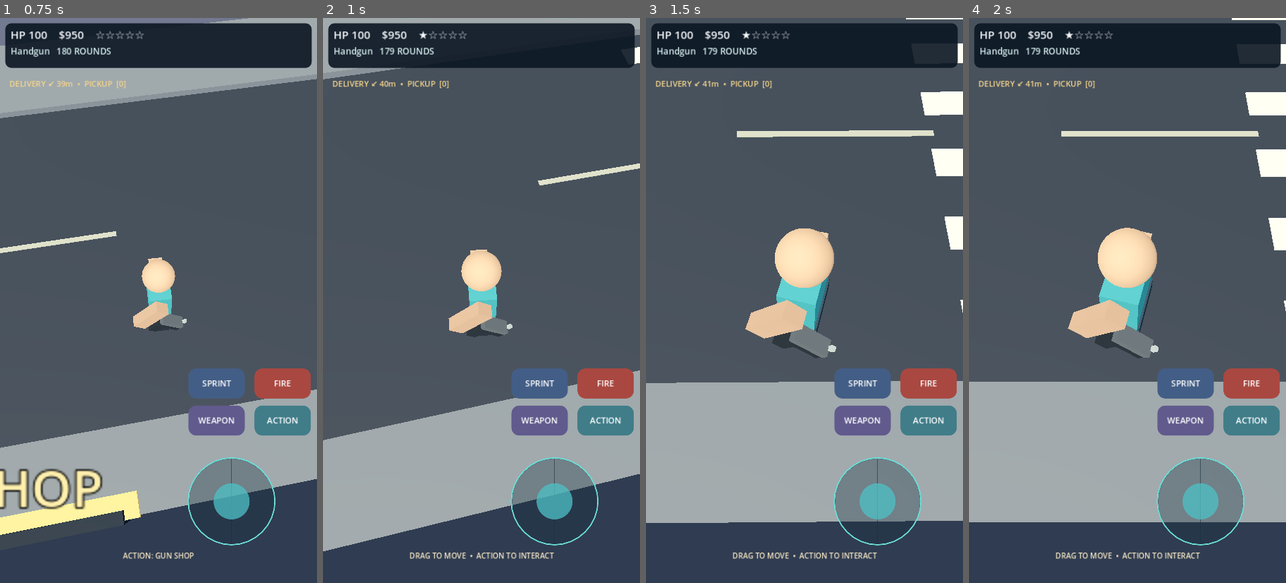
Above: before the commit, frames 1-4 (left to right).
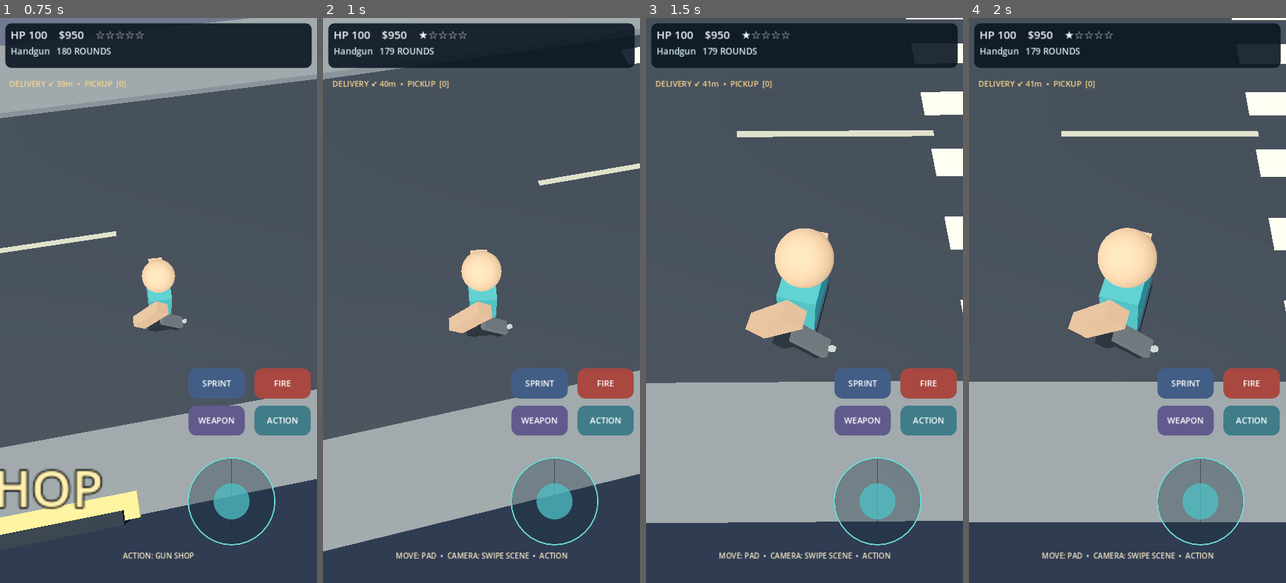
Above: after the commit, the same moments.

Repository: shejklgaia-png/Gt_a_like_game
Game: Godot game, scene res://scenes/main.tscn
Same seed, same stepped clock (60 frames per second), same inputs: the game is played once before the commit and once after it.
Inputs (mouse positions are in pixels of both pictures, inside the frame that each line leads up to):
- Up to frame 1 (0.75 s): tap Enter at 0.5 s; move the mouse to (228, 272) at 0.52 s; hold D from 0.53 s (still down); hold Shift from 0.53 s (still down); click (228, 272) at 0.67 s
- Up to frame 2 (1 s): keep holding D; keep holding Shift; tap Space at 0.77 s
- Up to frame 3 (1.5 s): release D at 1.25 s; release Shift at 1.25 s; drag from (741, 328) to (788, 413) at 1.27 s
- Up to frame 4 (2 s): no input

Frame 1 is identical in both runs. In frame 2, 0.4% of the frame differs, in the area x 23-78%, y 94-96%; in frame 3, 0.4%; in frame 4, 0.4%.

Commit message:
Add touch swipe camera orbit, fullscreen damage flash, and weapon equip refresh

Diff:
--- a/scripts/main.gd
+++ b/scripts/main.gd
@@ -566,23 +566,38 @@
 		elif event.keycode == KEY_R:
 			sprint_enabled = not sprint_enabled
 	if event is InputEventScreenTouch:
-		if event.pressed and stick_pointer == -1 and (event.position - stick_center).length() < 145.0 and not on_action_button(event.position):
-			stick_pointer = event.index
+		if event.pressed and not on_action_button(event.position) and not shop_panel.visible:
+			if stick_pointer == -1 and (event.position - stick_center).length() < 145.0:
+				stick_pointer = event.index
+				update_stick(event.position)
+			elif camera_touch == -1 and event.position.y < ui.size.y - 490.0:
+				camera_touch = event.index
+		elif not event.pressed:
+			if event.index == stick_pointer:
+				stick_pointer = -1
+				update_stick(stick_center)
+			if event.index == camera_touch:
+				camera_touch = -1
+	if event is InputEventScreenDrag:
+		if event.index == stick_pointer:
 			update_stick(event.position)
-		elif not event.pressed and event.index == stick_pointer:
-			stick_pointer = -1
-			update_stick(stick_center)
-	if event is InputEventScreenDrag and event.index == stick_pointer:
-		update_stick(event.position)
-	if event is InputEventMouseButton and event.button_index == MOUSE_BUTTON_LEFT:
-		if event.pressed and (event.position - stick_center).length() < 145.0 and not on_action_button(event.position):
-			mouse_stick = true
+		elif event.index == camera_touch:
+			rotate_camera(event.relative)
+	if event is InputEventMouseButton:
+		if event.button_index == MOUSE_BUTTON_RIGHT:
+			camera_mouse = event.pressed
+		elif event.button_index == MOUSE_BUTTON_LEFT:
+			if event.pressed and (event.position - stick_center).length() < 145.0 and not on_action_button(event.position):
+				mouse_stick = true
+				update_stick(event.position)
+			elif not event.pressed and mouse_stick:
+				mouse_stick = false
+				update_stick(stick_center)
+	if event is InputEventMouseMotion:
+		if mouse_stick:
 			update_stick(event.position)
-		elif not event.pressed and mouse_stick:
-			mouse_stick = false
-			update_stick(stick_center)
-	if event is InputEventMouseMotion and mouse_stick:
-		update_stick(event.position)
+		elif camera_mouse:
+			rotate_camera(event.relative)
 
 
 func on_action_button(point: Vector2) -> bool:
@@ -608,8 +623,12 @@
 	var waypoint := mission_point - current_position
 	var heading := waypoint_arrow(waypoint)
 	mission_label.text = "DELIVERY %s %dm  •  %s  [%d]" % [heading, int(waypoint.length()), "PICKUP" if mission_stage == 0 else "DROP OFF", deliveries]
-	var caption := "DRAG TO MOVE  •  ACTION TO INTERACT"
-	if indoors:
+	var caption := "MOVE: PAD  •  CAMERA: SWIPE SCENE  •  ACTION"
+	if hero.dead:
+		caption = "WASTED  •  RESPAWNING"
+	elif carjack_busy:
+		caption = "TAKING VEHICLE..."
+	elif indoors:
 		caption = "ACTION: EXIT" if interior.exit_near(hero.global_position) else "RETURN TO THE EXIT MARKER"
 	elif car_driven != null:
 		caption = "ACTION: EXIT CAR  •  STICK TO DRIVE"
@@ -637,6 +656,10 @@
 	ui = Control.new()
 	ui.mouse_filter = Control.MOUSE_FILTER_IGNORE
 	layer.add_child(ui)
+	hurt_overlay = ColorRect.new()
+	hurt_overlay.color = Color(0.8, 0.12, 0.10, 0.0)
+	hurt_overlay.mouse_filter = Control.MOUSE_FILTER_IGNORE
+	ui.add_child(hurt_overlay)
 	var banner := Panel.new()
 	banner.name = "Banner"
 	banner.add_theme_stylebox_override("panel", style(Color(0.045, 0.09, 0.14, 0.91), 14))
@@ -777,6 +800,7 @@
 		if not already_owned:
 			owned_weapons.append(gun_name)
 			current_weapon = owned_weapons.size() - 1
+			hero.equip_weapon(gun_name)
 		ammunition[gun_name] = int(ammunition.get(gun_name, 0)) + int(gun["ammo"])
 		save_game()
 		refresh_shop_ui()
@@ -788,6 +812,8 @@
 		return
 	var screen := get_viewport().get_visible_rect().size
 	ui.size = screen
+	if is_instance_valid(hurt_overlay):
+		hurt_overlay.size = screen
 	var banner := ui.get_node("Banner") as Panel
 	banner.position = Vector2(12, 12)
 	banner.size = Vector2(screen.x - 24, 101)
